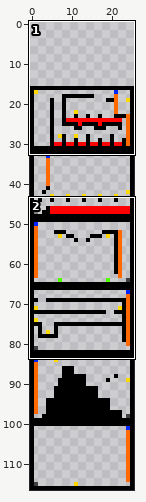
File history of a sprite sheet, Textures/mapTile.png. The first picture is a wide view before the edit; the outline marks the close-up.
Close-up. The starting point:
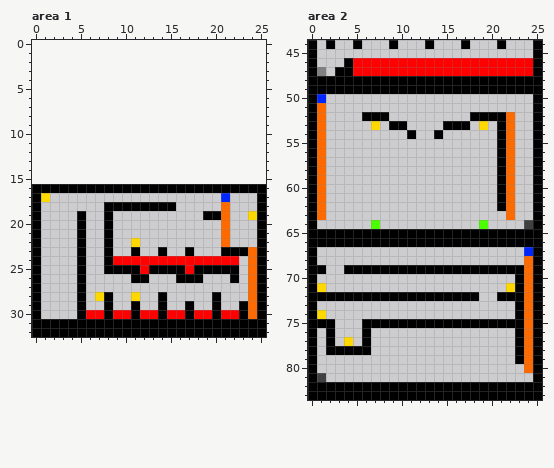
The file is 26x101 pixels. Pixels under 10% opacity are left out. Colours within 5 levels of each other are drawn and written as one. Shown: area 1: x 0..25, y 0..32; area 2: x 0..25, y 44..83. The old version is drawn lined up with the new one, on the new canvas. The commit also changed other parts of the picture, which this record leaves out.
Now the later version:
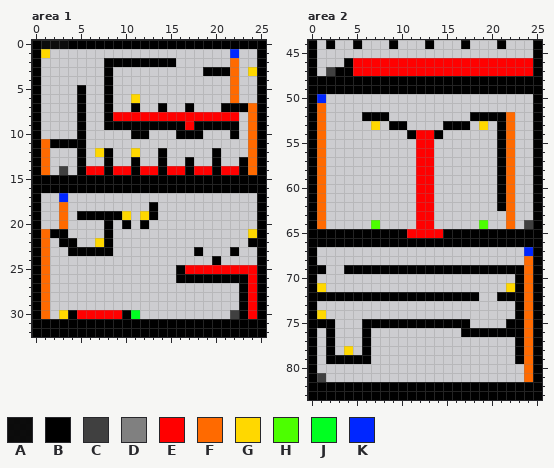
Palette (. is transparent): A #000000f0  B #000000  C #404040  D #808080  E #ff0000  F #ff6a00  G #ffd800  H #4cff00  J #00ff21  K #0026ff
Change:
canvas 26x101 -> 26x117, the old top-left corner now at 0,16
Changed rows in their new state; - is an unchanged pixel.
Area 1:
first column x 0:
 0 BAAABBBBBBBBBBBBBBBBBBBBBB
 1 BG--------------------K--B
 2 B-------BBBBBBBB------F--B
 3 B-------B----------BBBF-GB
 4 B-------B-------------F--B
 5 B----B--B-------------F--B
 6 B----B--B--G----------F--B
 7 B----B--B--B--B--B---BBBFB
 8 B----B--BEEEEEEEEEEEEEE-FB
 9 B----B--BBBBBBBBBEBBBBB-FB
10 B----B-----BB---BBB---B-FB
11 BFBBBB------------------FB
12 BF---B-GB--G--B-----B---FB
13 BF---B--B--B--B--B--B--BFB
14 BF-C-BEEBEEBEEBEEBEEBEEBFB
15 BBBBBBBBBBBBBBBBBBBBBBBBBB
17 -.-K-----------------.----
18 ---F----.....-..-----.----
19 ---F--BB-BG-GB-----...--.-
20 ---F-.----B-B--------.----
21 -FBB-.---------------.--G-
22 -F-BB.-G---.---------.--B-
23 -F--B-BB---.--.--.B--.-..-
24 -F---.--............B..-.-
25 -F---.--........--EEEEEEE-
26 -F---.-----..------BBB-BE-
27 -F---.-----------------BE-
28 -F---.-..--.--.-----.--BE-
29 -F---.--.--.--.--.--.---E-
30 -F-GBE--E-BJ..........C-E-
Area 2:
first column x 1:
47 .C
first column x 1:
54 -----------EE---------
55 -----------EE---------
56 -----------EE---------
57 -----------EE---------
58 -----------EE---------
59 -----------EE---------
60 -----------EE---------
61 -----------EE---------
62 -----------EE---------
63 -----------EE---------
64 F----------EE--------F
65 ----------EEEE--------
first column x 2:
75 ----------------....---
76 ---------------BBBBBB--
77 --.--------------------
78 -.G.-------------------
79 BBBBB------------------
81 ----------------------F
